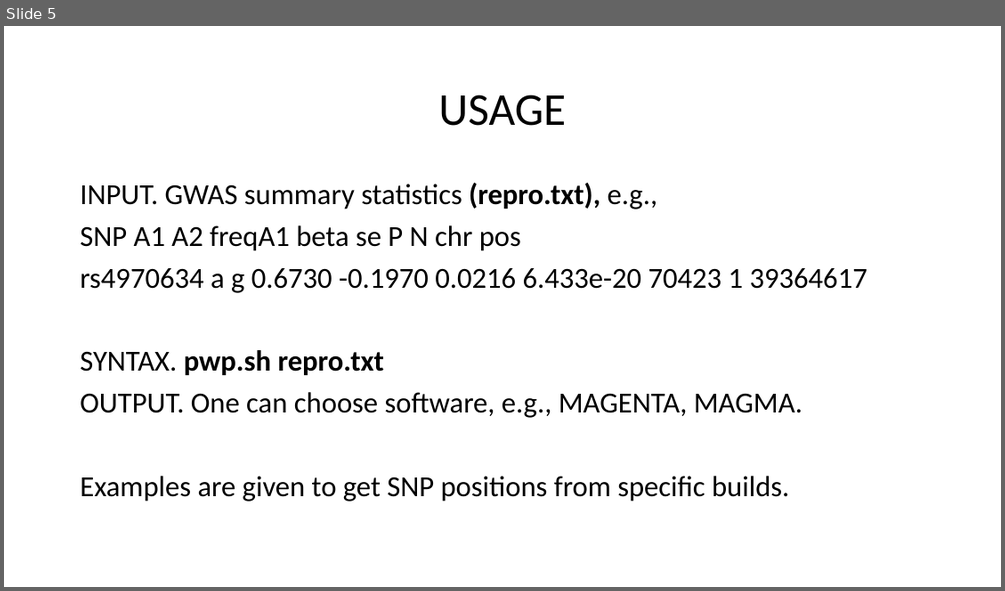
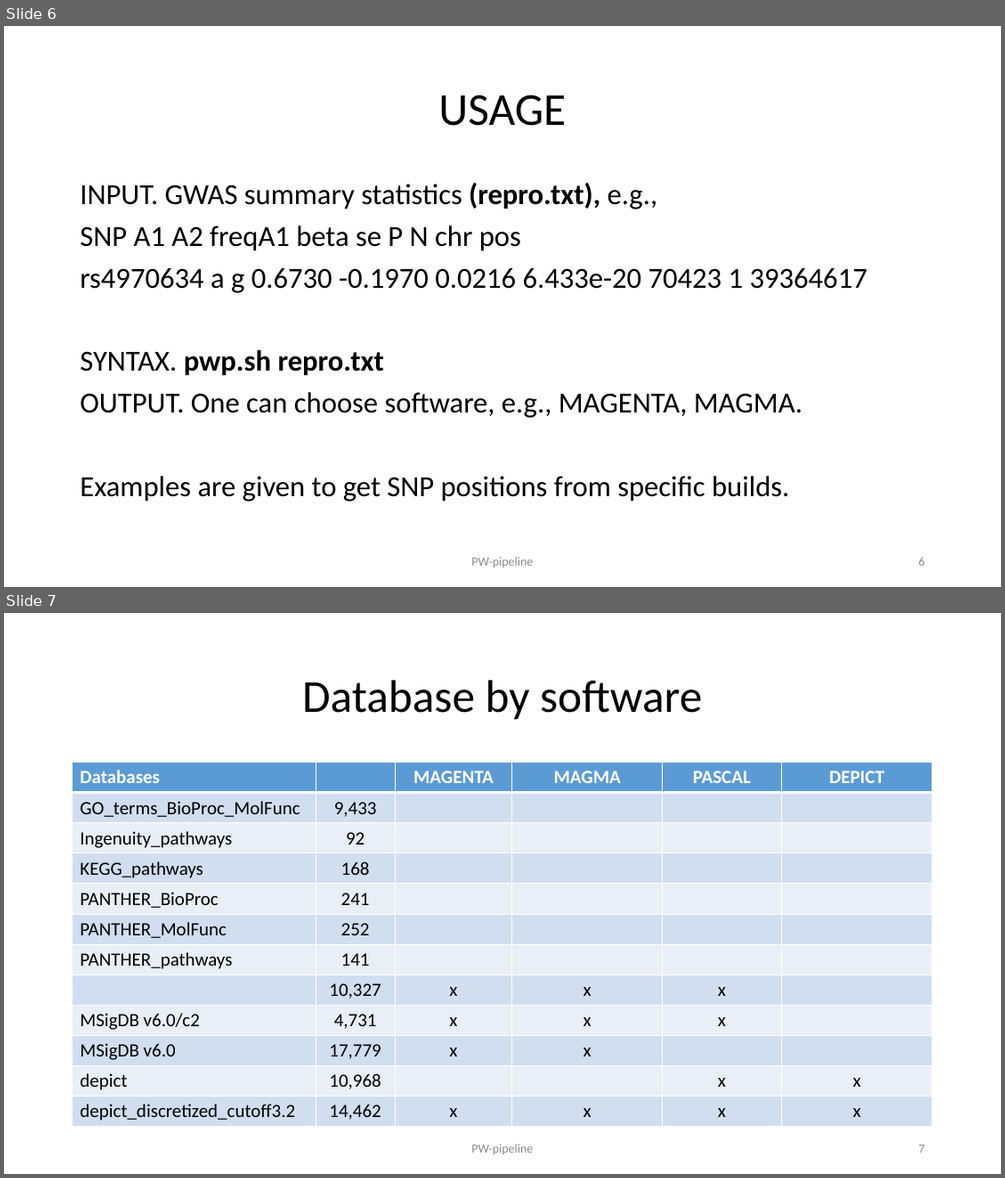
Before and after one commit to jinghuazhao/PW-pipeline, a slide deck: README.pptx. Shown one above the other, each under a label of ours: slide 5 before the commit, slides 6 and 7 after it. The pictures are 1005x591 and 1005x1178 pixels, drawn with LibreOffice and Linux fonts; fonts in the diff are those of the drawing. Boxes give left, top, right and bottom in pixels: in the first picture for what was removed or moved away, otherwise in the second. Text is boxed around its words. In the diff, an @@ line names an element or a change of style, - is before the commit and + after.

```diff
--- a/README.pptx
+++ b/README.pptx
@@ slide 7 added at [4, 613, 1001, 1174], background #FFFFFF @@
@@ title added at [302, 680, 702, 720], 44 pt, text #000000 @@
+Database by software
@@ table added at [73, 763, 933, 1127], 12 rows, 6 columns @@
+Databases |  | MAGENTA | MAGMA | PASCAL | DEPICT
+GO_terms_BioProc_MolFunc | 9,433 |  |  |  | 
+Ingenuity_pathways | 92 |  |  |  | 
+KEGG_pathways | 168 |  |  |  | 
+PANTHER_BioProc | 241 |  |  |  | 
+PANTHER_MolFunc | 252 |  |  |  | 
+PANTHER_pathways | 141 |  |  |  | 
+ | 10,327 | x | x | x | 
+MSigDB v6.0/c2 | 4,731 | x | x | x | 
+MSigDB v6.0 | 17,779 | x | x |  | 
+depict | 10,968 |  |  | x | x
+depict_discretized_cutoff3.2 | 14,462 | x | x | x | x
@@ text added at [471, 1143, 533, 1154], 12 pt, text #8C8C8C @@
+PW-pipeline
@@ page number added at [918, 1144, 924, 1152], 12 pt, text #8C8C8C @@
+7
@@ what was slide 5 is now slide 6 @@
@@ slide 6 changed as well @@
@@ text added at [471, 556, 533, 567], 12 pt, text #8C8C8C @@
+PW-pipeline
@@ page number added at [918, 557, 924, 565], 12 pt, text #8C8C8C @@
+6
```
Also in this commit, not shown: 5 other slides changed, 3 other slides added, 1 slide removed.
